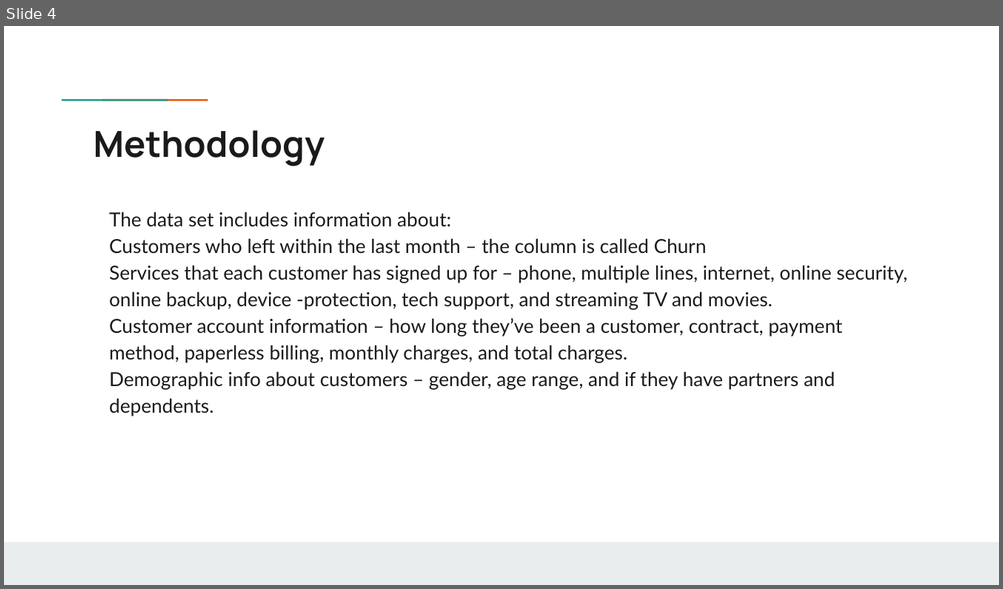
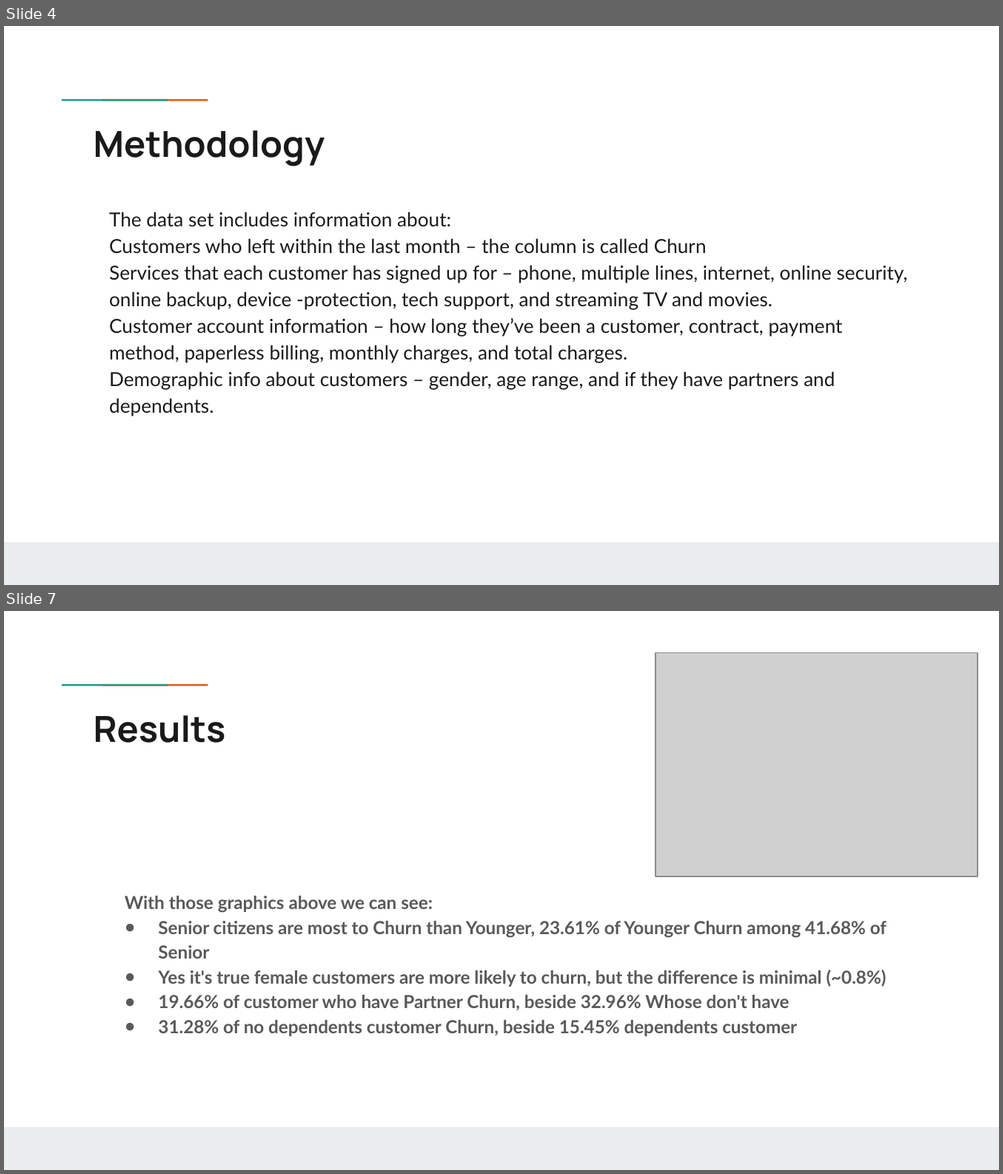
Before and after one commit to B1o0b1/Customer-Churn-Analysis, a slide deck: BI project Jean Franco Chosson .pptx. Shown one above the other, each under a label of ours: slide 4 before the commit, slides 4 and 7 after it; the slides between them are not shown. The pictures are 1003x589 and 1003x1174 pixels, drawn with LibreOffice and Linux fonts; fonts in the diff are those of the drawing; grey boxes stand for pictures; background and template pictures are left out. Boxes give left, top, right and bottom in pixels: in the first picture for what was removed or moved away, otherwise in the second. Text is boxed around its words. In the diff, an @@ line names an element or a change of style, - is before the commit and + after.

```diff
--- a/BI project Jean Franco Chosson .pptx
+++ b/BI project Jean Franco Chosson .pptx
@@ slide 7 added at (x1=4, y1=611, x2=999, y2=1170), background #FFFFFF; not listed: 3 template elements that a slide beside it also shows @@
@@ picture added at (x1=655, y1=652, x2=976, y2=877) @@
@@ title added at (x1=94, y1=715, x2=226, y2=743), 26 pt, text #1A1A1A, bold @@
+Results
@@ text added at (x1=125, y1=896, x2=886, y2=1037), 13 pt, text #595959, bold @@
+With those graphics above we can see:
+● Senior citizens are most to Churn than Younger, 23.61% of Younger Churn among 41.68% of Senior
+● Yes it's true female customers are more likely to churn, but the difference is minimal (~0.8%)
+● 19.66% of customer who have Partner Churn, beside 32.96% Whose don't have
+● 31.28% of no dependents customer Churn, beside 15.45% dependents customer
```
Also in this commit, not shown: 2 slides changed, 9 other slides added, 3 other files.
